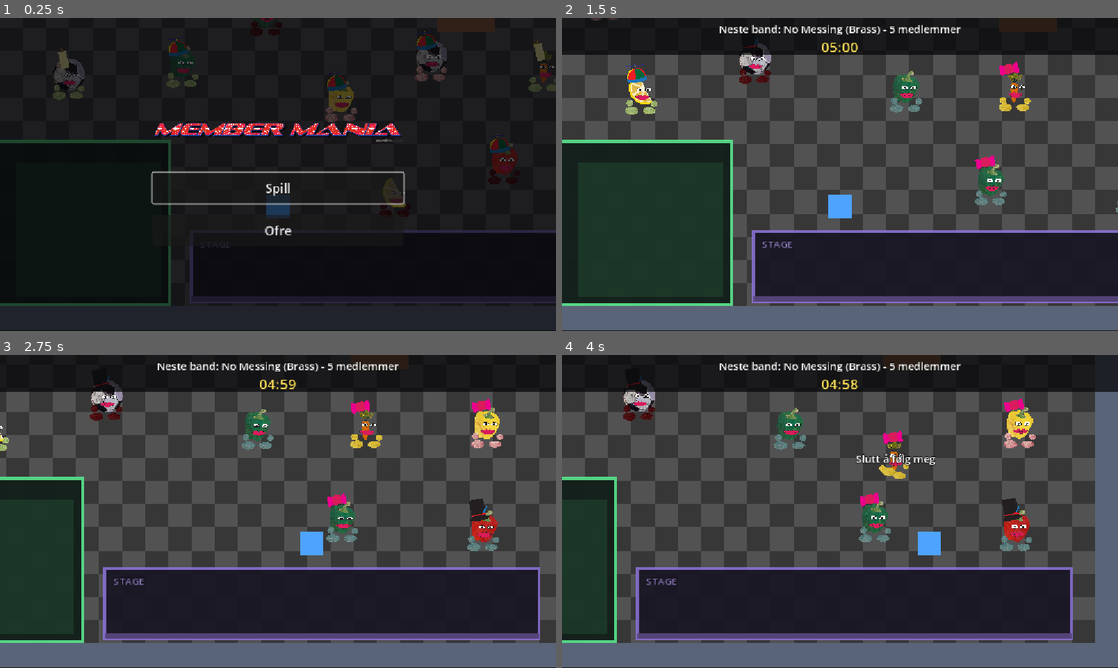
Above: before the commit, frames 1-4 (two rows, left to right).
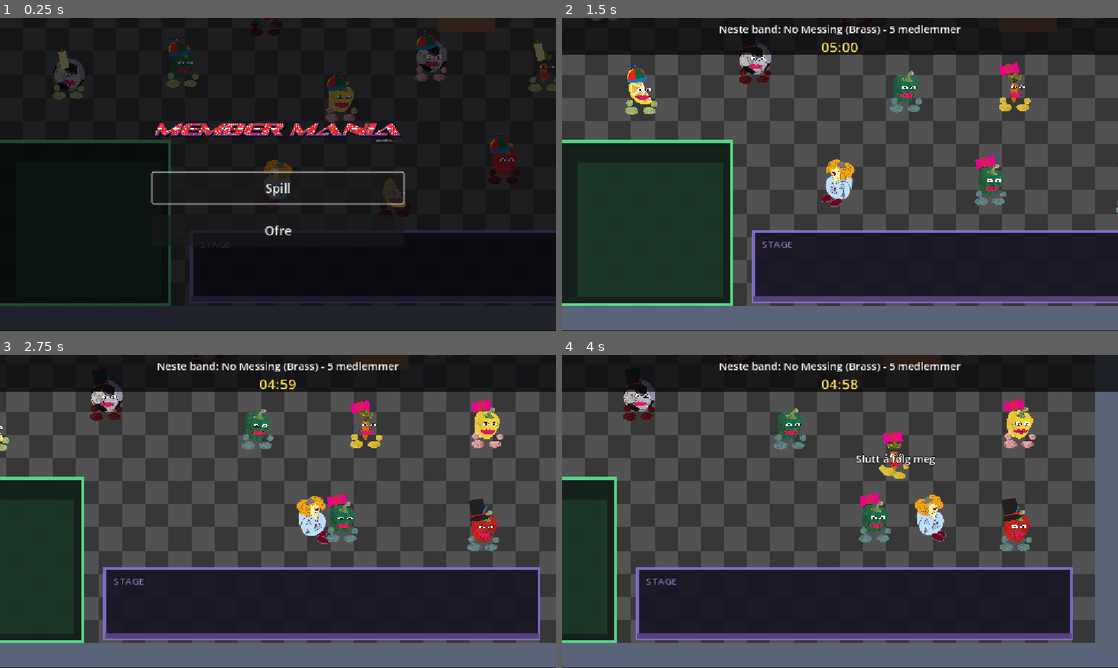
Above: after the commit, the same moments.

Repository: hexahigh/cool-game-project
Game: Godot game, scene res://scenes/main_menu.tscn
Same seed, same stepped clock (60 frames per second), same inputs: the game is played once before the commit and once after it.
Inputs (mouse positions are in pixels of both pictures, inside the frame that each line leads up to):
- Up to frame 1 (0.25 s): no input
- Up to frame 2 (1.5 s): click "Spill" at 0.5 s; click "Start" at 1.25 s
- Up to frame 3 (2.75 s): tap Enter at 2 s; move the mouse to (400, 495) at 2.02 s; hold D (move_right) from 2.03 s (still down); click (400, 495) at 2.17 s
- Up to frame 4 (4 s): release D (move_right) at 2.75 s; drag from (728, 527) to (812, 574) at 2.77 s; move the mouse to (895, 442) at 3.52 s; hold D (move_right) from 3.53 s (still down); click (895, 442) at 3.67 s

The runs differ from the first frame. In frame 1, 0.4% of the frame differs, in the area x 47-53%, y 45-64%; in frame 2, 0.8%; in frame 3, 0.8%; in frame 4, 0.8%, in the area x 31-76%, y 0-64%.

Commit message:
more instruments

Diff:
--- a/scenes/main.tscn
+++ b/scenes/main.tscn
@@ -8,6 +8,7 @@
 [ext_resource type="Script" uid="uid://d2vo7a04chmvv" path="res://scripts/audio_listener.gd" id="9_85g3d"]
 [ext_resource type="Script" uid="uid://ce3sg2o3j6tu4" path="res://scripts/stem_interaction.gd" id="10_choun"]
 [ext_resource type="Script" uid="uid://d05fhnv6sl6dq" path="res://scripts/floor.gd" id="11_floor"]
+[ext_resource type="PackedScene" uid="uid://ct0huu5epr5jv" path="res://entities/player.tscn" id="12_player"]
 
 [sub_resource type="RectangleShape2D" id="RectangleShape2D_o5qli"]
 size = Vector2(1088, 32)
@@ -148,13 +149,9 @@
 collision_layer = 2
 script = ExtResource("1_o5qli")
 
-[node name="Visual" type="ColorRect" parent="Player" unique_id=2078497265]
-offset_left = -16.0
-offset_top = -16.0
-offset_right = 16.0
-offset_bottom = 16.0
-mouse_filter = 2
-color = Color(0.30588236, 0.6392157, 1, 1)
+[node name="Visual" type="Node2D" parent="Player" unique_id=2078497265]
+
+[node name="Entity" parent="Player/Visual" unique_id=2078497266 instance=ExtResource("12_player")]
 
 [node name="Shape" type="CollisionShape2D" parent="Player" unique_id=1501853398]
 shape = SubResource("CircleShape2D_tipki")
--- a/scripts/game_manager.gd
+++ b/scripts/game_manager.gd
@@ -49,6 +49,17 @@
 			{"instrument": "Melody", "paths": ["res://songs/enlightenment/mono/melody.ogg"]},
 			{"instrument": "Instruments", "paths": ["res://songs/enlightenment/mono/instruments.ogg"]},
 		],
+	},
+	{
+		"id": "orangji_jusu",
+		"name": "Oranji Jyuusu",
+		"genre": "J-rock",
+		"stems": [
+			{"instrument": "Drums", "paths": ["res://songs/samurai-punk/mono/drums.ogg"]},
+			{"instrument": "Bass", "paths": ["res://songs/samurai-punk/mono/bass.ogg"]},
+			{"instrument": "Melody", "paths": ["res://songs/samurai-punk/mono/melody.ogg"]},
+			{"instrument": "Instruments", "paths": ["res://songs/samurai-punk/mono/instruments.ogg"]},
+		]
 	}
 ]
 
--- a/scripts/player.gd
+++ b/scripts/player.gd
@@ -8,6 +8,22 @@
 @export var move_speed: float = 260.0
 @export var acceleration: float = 1800.0
 @export var friction: float = 2200.0
+## Minimum interval between left/right flips.
+@export var flip_rate_limit: float = 0.18
+@export var flip_deadzone: float = 20.0
+## 1.1 makes the character 10% larger than the source art.
+@export var visual_scale: float = 1.1
+
+@onready var _visual: Node2D = $Visual
+@onready var _anim: AnimationPlayer = $Visual/Entity/AnimationPlayer
+
+var _facing := 1
+var _last_flip_time := -100.0
+
+
+func _ready() -> void:
+	_visual.scale = Vector2(visual_scale, visual_scale)
+	_anim.play("idle")
 
 
 func _physics_process(delta: float) -> void:
@@ -21,3 +37,29 @@
 		velocity = velocity.move_toward(Vector2.ZERO, friction * delta)
 
 	move_and_slide()
+	_update_facing()
+	_update_animation()
+
+
+func _update_facing() -> void:
+	var vx := velocity.x
+	if absf(vx) <= flip_deadzone:
+		return
+
+	var want := 1 if vx < 0.0 else -1
+	if want == _facing:
+		return
+
+	var now := Time.get_ticks_msec() / 1000.0
+	if now - _last_flip_time < flip_rate_limit:
+		return
+
+	_facing = want
+	_last_flip_time = now
+	_visual.scale.x = float(_facing) * visual_scale
+
+
+func _update_animation() -> void:
+	var wanted := "walking" if velocity.length() > 10.0 else "idle"
+	if _anim.current_animation != wanted:
+		_anim.play(wanted)
Not shown, added: songs/samurai-punk/bass.mp3.import
Not shown, added: songs/samurai-punk/bass.mp3.ogg.import
Not shown, added: songs/samurai-punk/drums.mp3.import
Not shown, added: songs/samurai-punk/drums.mp3.ogg.import
Not shown, added: songs/samurai-punk/full.mp3.import
Not shown, added: songs/samurai-punk/full.mp3.ogg.import
Not shown, added: songs/samurai-punk/instruments.mp3.import
Not shown, added: songs/samurai-punk/instruments.mp3.ogg.import
Not shown, added: songs/samurai-punk/melody.mp3.import
Not shown, added: songs/samurai-punk/melody.mp3.ogg.import
Not shown, added: songs/samurai-punk/mono/bass.ogg.import
Not shown, added: songs/samurai-punk/mono/drums.ogg.import
(and 18 more such lines)
